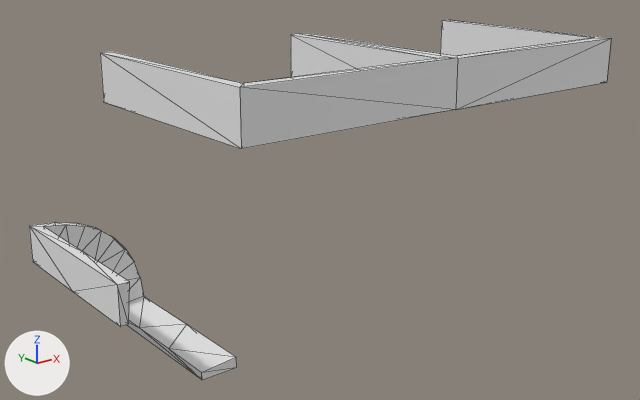
Two versions of the OBJ model data/bmc/SET_4W2C/t_318.obj, one commit apart.
The view is the same before and after, from a 50 mm lens placed at (-1.27, -1.665, 0.548), pointed at (0.037, -0.032, -0.105). The lights are fixed; the arrows at lower left show +X, +Y and +Z. Mesh edges are drawn as thin lines. Where no turn or scale is listed for an object, it has been applied to the vertices.

Objects in the first picture: 't_318'.
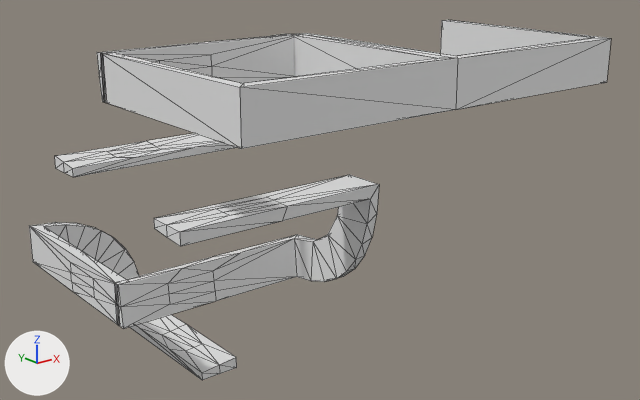
Location of each change, (x1, y1, x2, y2) in pixels of the pictures (640 x 400 px):
part 1 of me_t_318, added
    after: (114, 175, 379, 329)
part 2 of me_t_318, added
    after: (55, 34, 295, 177)
part 3 of me_t_318, built on
    both: (29, 226, 237, 380)

The change in detail:
me_t_318 is used by ob_t_318; location (0.0, 0.0, 0.0).
me_t_318 had 72 vertices, 138 faces and spanned x -0.5..0.5, y -0.5..0.5, z -0.5..0.3.
me_t_318 now has 244 vertices, 474 faces and spans x -0.5..0.5, y -0.5..0.5, z -0.5..0.3.
me_t_318 part 1: a new loose piece of 72 vertices spanning x -0.5..0.0, y -0.286..0.014, z -0.3..0.0.
me_t_318 part 2: a new loose piece of 72 vertices spanning x -0.5..0.0, y -0.014..0.286, z 0.0..0.3.
Part 3, on me_t_318:
20 faces are deleted.
16 vertices are added at x -0.5..-0.225, y 0.0..0.25, z -0.5..-0.225.
6 new vertices lie (0.0, 0.125, 0.0) away from vertices in x -0.5..-0.225, y 0.0..0.125, z -0.5..-0.225.
6 new vertices lie (0.0, 0.118, 0.0) away from vertices in x -0.477..-0.226, y 0.119, z -0.477..-0.226.
76 new faces join them.
